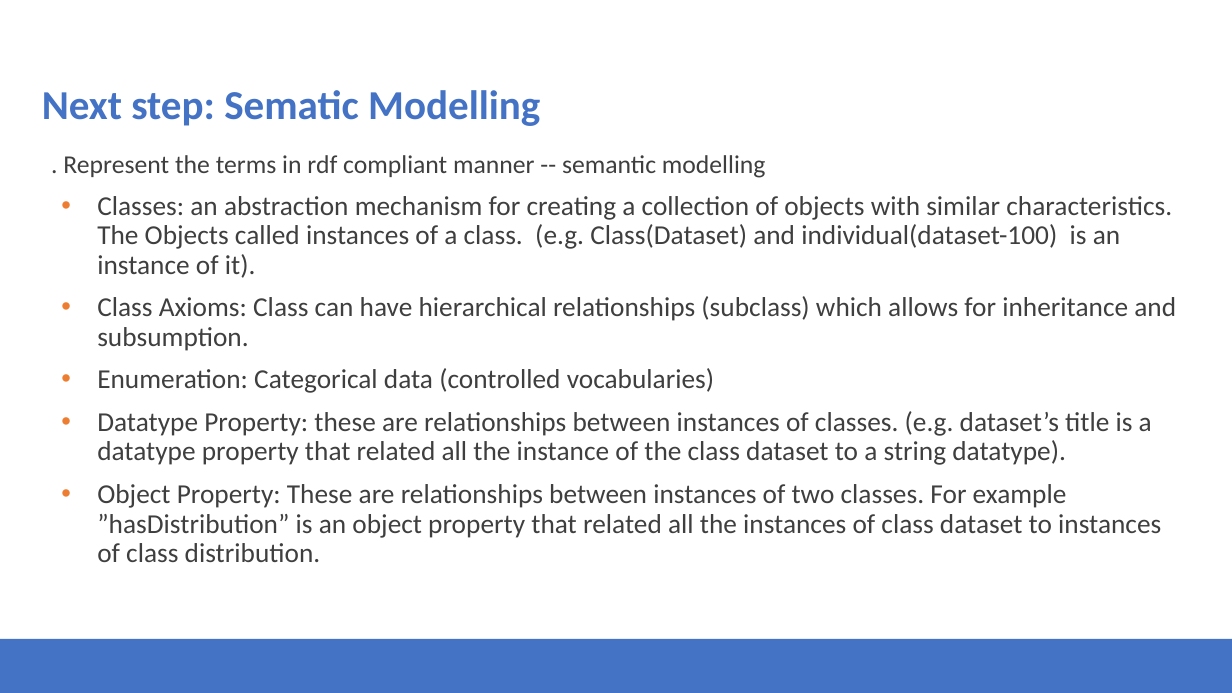
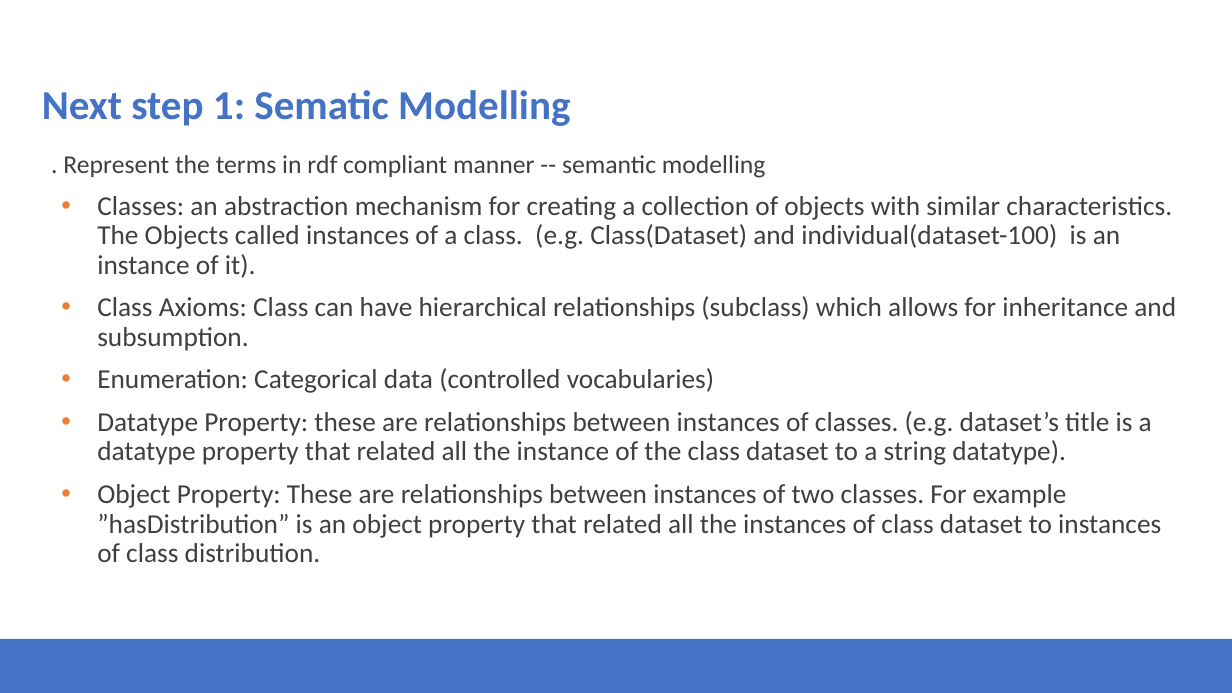
Before and after one commit to Health-RI/health-ri-metadata, a slide deck: slide 20 of Presentations/31082023HRI_Metadata_Schema_ImagingGroup_KickOff.pptx. Drawn at 1232x693 pixels with LibreOffice and Linux fonts; fonts in the diff are those of the drawing; background and template pictures are left out. Boxes give left, top, right and bottom in pixels: in the first picture for what was removed or moved away, otherwise in the second. Text is boxed around its words. In the diff, an @@ line names an element or a change of style, - is before the commit and + after.

```diff
--- a/Presentations/31082023HRI_Metadata_Schema_ImagingGroup_KickOff.pptx
+++ b/Presentations/31082023HRI_Metadata_Schema_ImagingGroup_KickOff.pptx
@@ title at (x1=42, y1=90, x2=570, y2=126): text changed @@
-Next step: Sematic Modelling
+Next step 1: Sematic Modelling
```
Also in this commit, not shown: 16 other slides changed, 1 slide removed.
